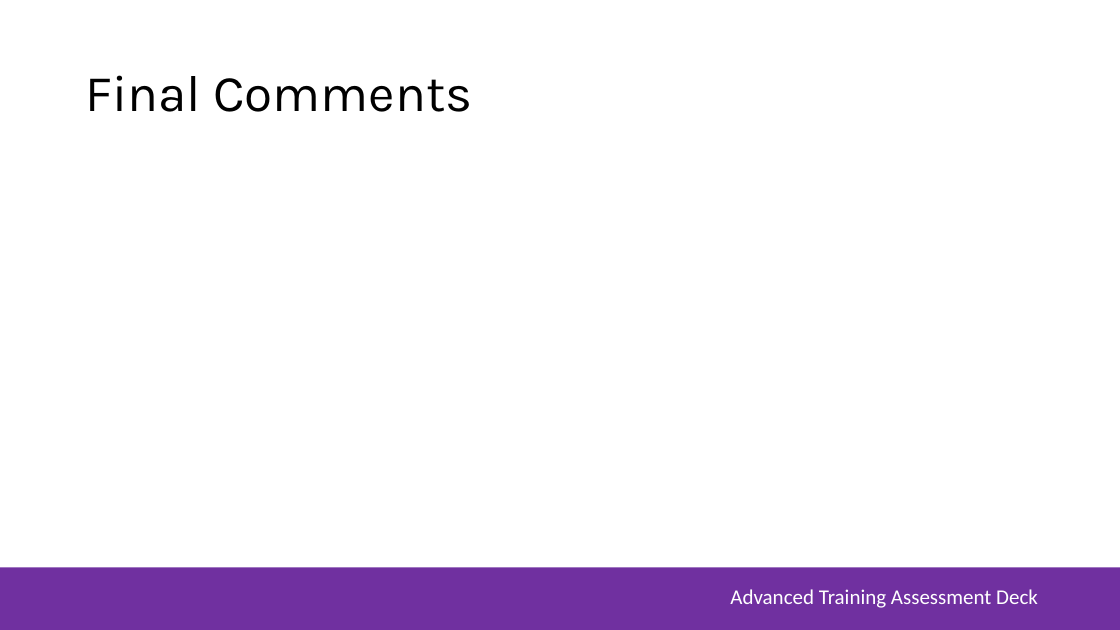
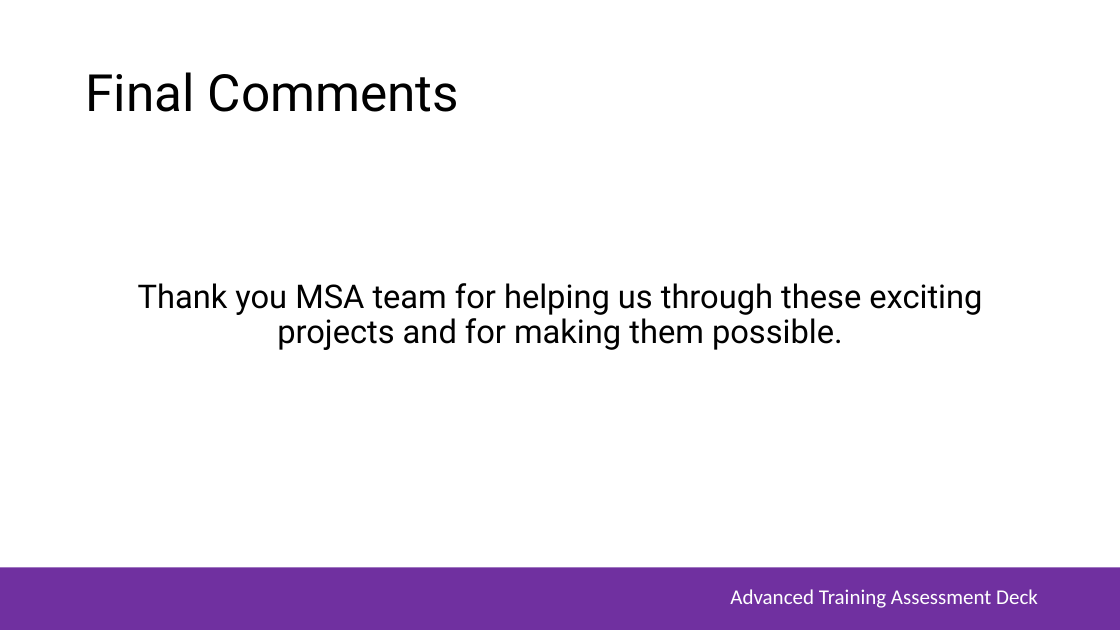
Before and after one commit to joshiefu/MSA_Phase2_WebApp, a slide deck: slide 13 of MSA-Assessment-Deck.pptx (slide 10 before the commit). Drawn at 1120x630 pixels with LibreOffice and Linux fonts; fonts in the diff are those of the drawing; background and template pictures are left out. Boxes give left, top, right and bottom in pixels: in the first picture for what was removed or moved away, otherwise in the second. Text is boxed around its words. In the diff, an @@ line names an element or a change of style, - is before the commit and + after.

```diff
--- a/MSA-Assessment-Deck.pptx
+++ b/MSA-Assessment-Deck.pptx
@@ title "Final Comments" at (x1=85, y1=72, x2=459, y2=112): font Karla to Roboto @@
@@ text added at (x1=138, y1=283, x2=982, y2=350), 28 pt, text #000000 @@
+Thank you MSA team for helping us through these exciting projects and for making them possible.
```
Also in this commit, not shown: 5 other slides changed, 6 slides added, 3 slides removed.
